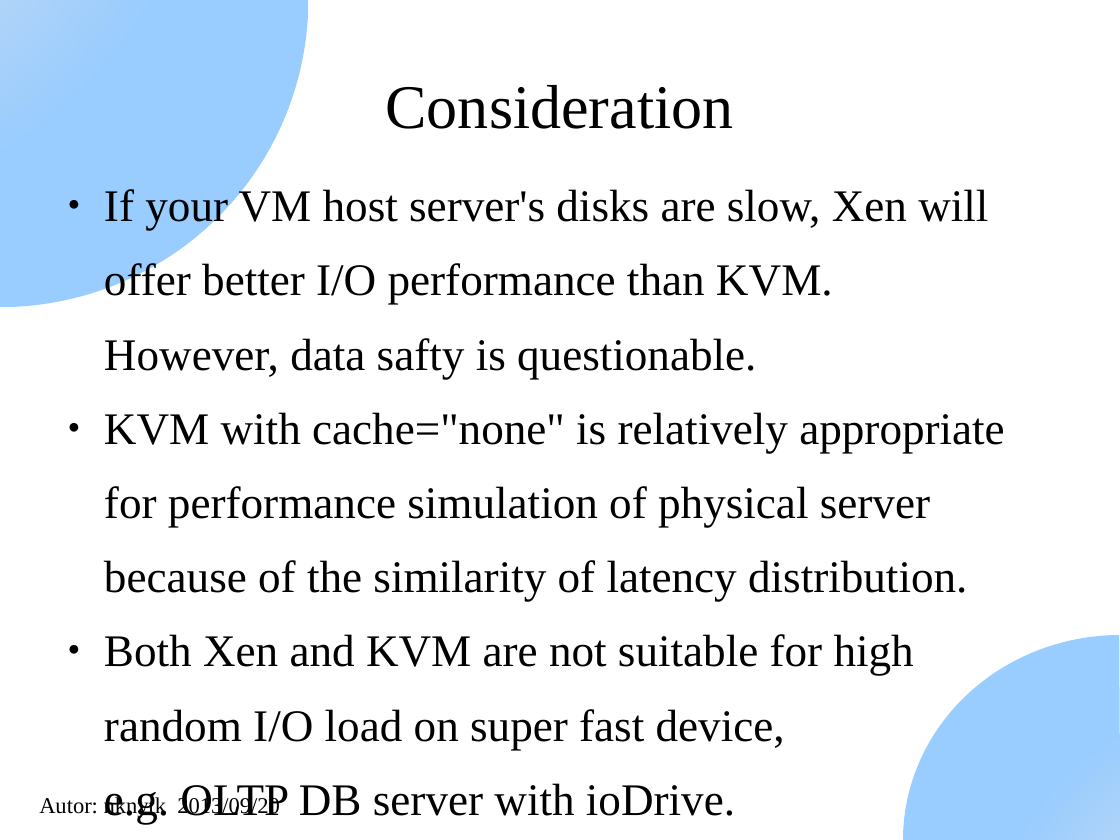
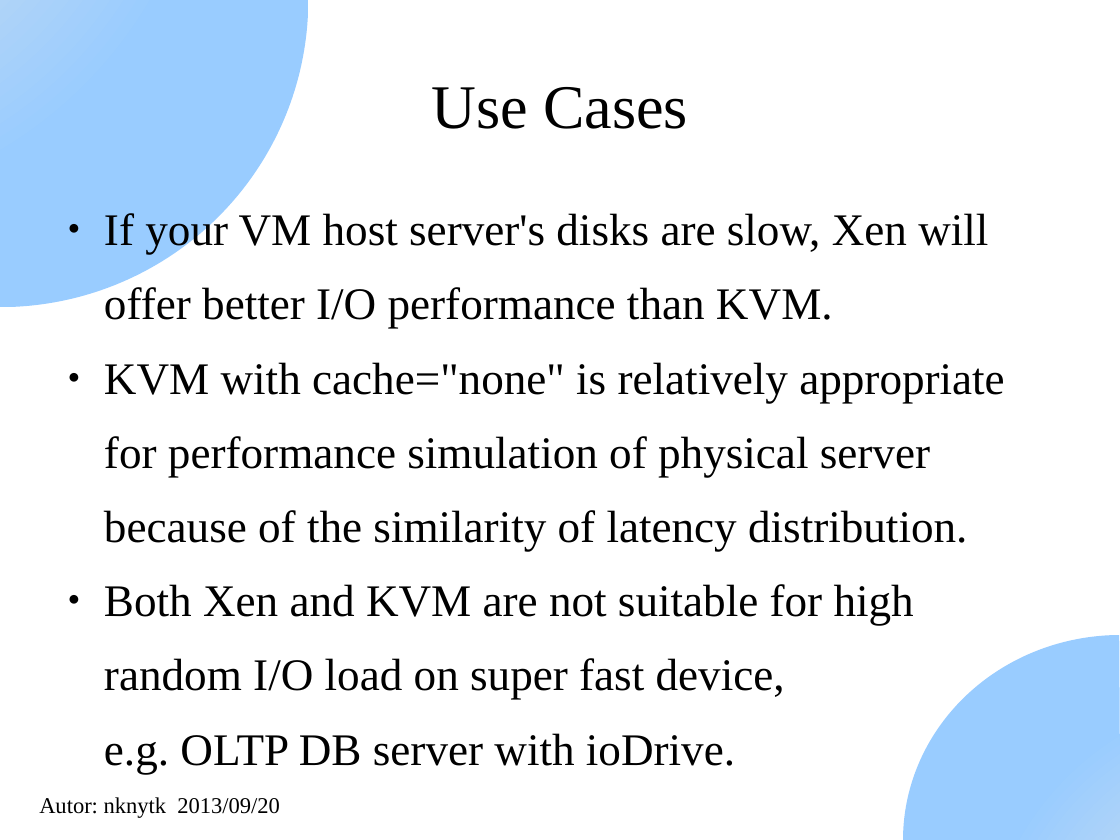
Before and after one commit to nknytk/disk-performance-xen-kvm, a slide deck: slide 53 of DiskPerformanceXenAndKvm.odp (slide 52 before the commit). Drawn at 1120x840 pixels with LibreOffice and Linux fonts; fonts in the diff are those of the drawing. Boxes give left, top, right and bottom in pixels: in the first picture for what was removed or moved away, otherwise in the second. Text is boxed around its words. In the diff, an @@ line names an element or a change of style, - is before the commit and + after.

Commit message:
Add explanation on KVM disk cache policy

```diff
--- a/DiskPerformanceXenAndKvm.odp
+++ b/DiskPerformanceXenAndKvm.odp
@@ title at (431,87,688,129): text changed @@
-Consideration
+Use Cases
@@ text "If your VM host server's ...": place and size @@
-text "If your VM host server's ..." at (104,186,1004,824)
+text "If your VM host server's ..." at (104,210,1004,774)
@@ text at (104,338,756,379): paragraph removed @@
-However, data safty is questionable.
```
Also in this commit, not shown: 7 other slides changed, 3 slides added, 1 slide removed.
